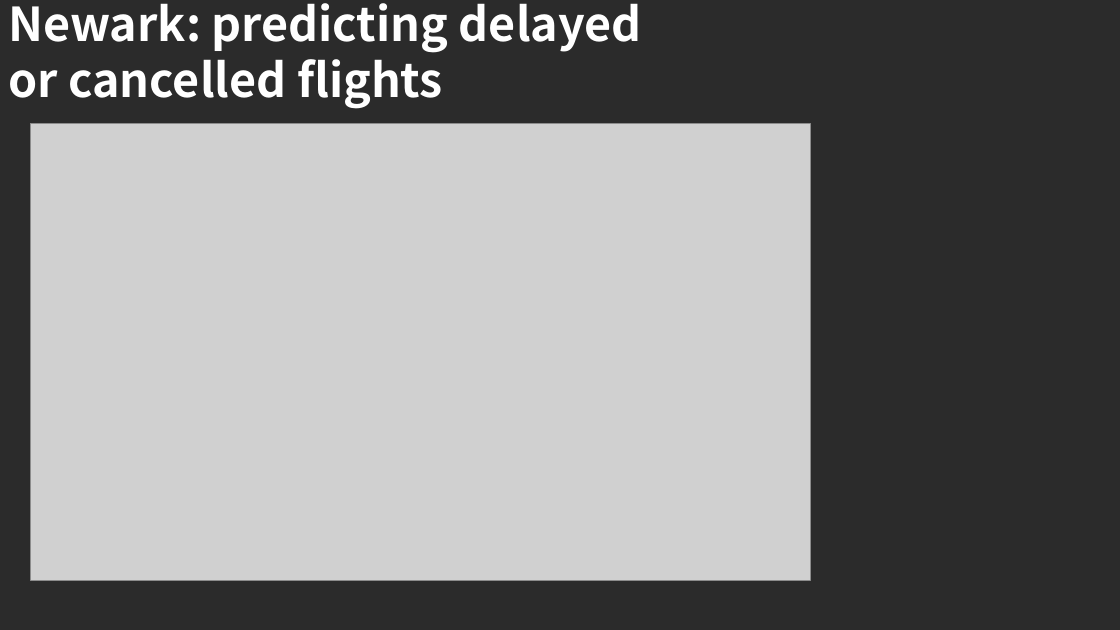
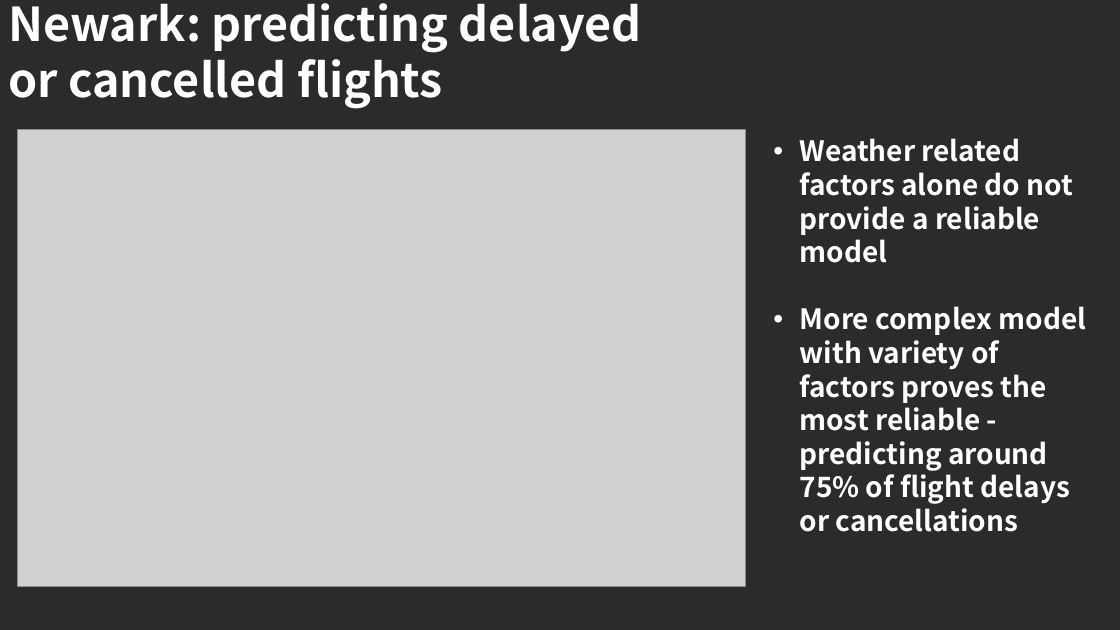
Before and after one commit to karenbgibson/final_project_flight_delays, a slide deck: slide 9 of investigating_flight_delays_newark.pptx (slide 6 before the commit). Drawn at 1120x630 pixels with LibreOffice and Linux fonts; fonts in the diff are those of the drawing; grey boxes stand for pictures; background and template pictures are left out; a plain dark background stands for a picture behind light text. Boxes give left, top, right and bottom in pixels: in the first picture for what was removed or moved away, otherwise in the second. Text is boxed around its words. In the diff, an @@ line names an element or a change of style, - is before the commit and + after.

```diff
--- a/investigating_flight_delays_newark.pptx
+++ b/investigating_flight_delays_newark.pptx
@@ picture: place and size @@
-picture at <box>31,124,811,581</box>
+picture at <box>18,130,745,586</box>
@@ text added at <box>800,138,1087,532</box>, 24 pt, text #FFFFFF, bold @@
+• Weather related factors alone do not provide a reliable model
+• More complex model with variety of factors proves the most reliable - predicting around 75% of flight delays or cancellations
```
Also in this commit, not shown: 5 other slides changed, 5 slides added, 1 slide removed, 23 other files.
